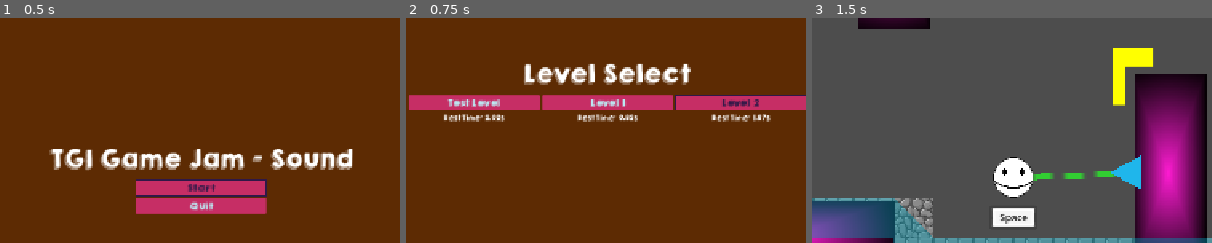
Above: before the commit, frames 1-3 (left to right).
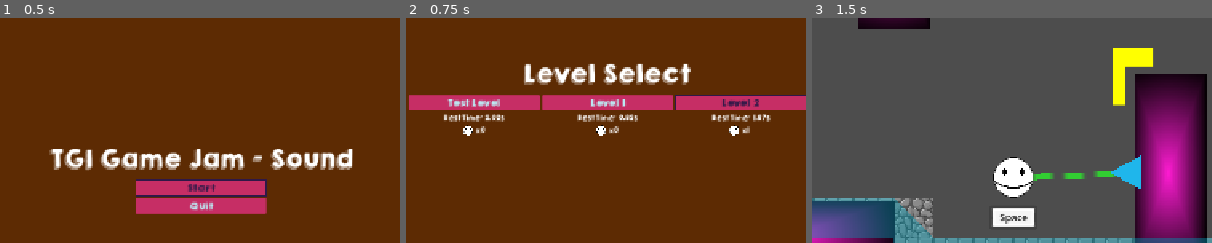
Above: after the commit, the same moments.

Repository: Smijj/GameJam-Sound
Game: Godot game, scene res://LMS/Scenes/Main.tscn
Two runs of this game, one before a commit and one after it. Both use one fixed random seed, a clock stepped at 60 frames per second and the inputs below.
Inputs:
- Up to frame 1 (0.5 s): no input
- Up to frame 2 (0.75 s): click "Start" at 0.5 s
- Up to frame 3 (1.5 s): click "Level 1" at 1.25 s
The pictures show only the part of the screen within x 25-75%, y 15-65%; the shares and areas given below are measured in that part.

Frame 1 is identical in both runs. In frame 2, 0.5% of the frame differs, in the area x 14-86%, y 47-53%; in frame 3, nothing differs.

Commit message:
+ Added the collectables to the level select page + Refactored some code out of the level menu script into the level interactable script

Diff:
--- a/Gd.gameJam-sound/Resources/LevelData/Level_01.tres
+++ b/Gd.gameJam-sound/Resources/LevelData/Level_01.tres
@@ -1,7 +1,7 @@
-[gd_resource type="Resource" script_class="LevelData" load_steps=3 format=3 uid="uid://c6eribhjkpebo"]
+[gd_resource type="Resource" script_class="LevelData" load_steps=3 format=3]
 
-[ext_resource type="PackedScene" uid="uid://beys8d2ggdo0o" path="res://LMS/Scenes/Levels/Level01.tscn" id="1_03v33"]
-[ext_resource type="Script" uid="uid://rfm1a3uatox8" path="res://Addons/levelmanager/Scripts/LevelDataResource.gd" id="2_ohgqx"]
+[ext_resource type="PackedScene" path="res://LMS/Scenes/Levels/Level01.tscn" id="1_03v33"]
+[ext_resource type="Script" path="res://Addons/levelmanager/Scripts/LevelDataResource.gd" id="2_ohgqx"]
 
 [resource]
 script = ExtResource("2_ohgqx")
--- a/Gd.gameJam-sound/Resources/LevelData/Level_02.tres
+++ b/Gd.gameJam-sound/Resources/LevelData/Level_02.tres
@@ -1,7 +1,7 @@
-[gd_resource type="Resource" script_class="LevelData" load_steps=3 format=3 uid="uid://ch0a6607bsxds"]
+[gd_resource type="Resource" script_class="LevelData" load_steps=3 format=3]
 
-[ext_resource type="PackedScene" uid="uid://dgt638vbyhkkx" path="res://LMS/Scenes/Levels/Level02.tscn" id="1_qob31"]
-[ext_resource type="Script" uid="uid://rfm1a3uatox8" path="res://Addons/levelmanager/Scripts/LevelDataResource.gd" id="2_hgjal"]
+[ext_resource type="PackedScene" path="res://LMS/Scenes/Levels/Level02.tscn" id="1_qob31"]
+[ext_resource type="Script" path="res://Addons/levelmanager/Scripts/LevelDataResource.gd" id="2_hgjal"]
 
 [resource]
 script = ExtResource("2_hgjal")
--- a/Gd.gameJam-sound/Resources/LevelData/TestLevel.tres
+++ b/Gd.gameJam-sound/Resources/LevelData/TestLevel.tres
@@ -1,7 +1,7 @@
-[gd_resource type="Resource" script_class="LevelData" load_steps=3 format=3 uid="uid://dtl4n8f0jx2ny"]
+[gd_resource type="Resource" script_class="LevelData" load_steps=3 format=3]
 
-[ext_resource type="PackedScene" uid="uid://cyqwxtf2ohkmk" path="res://LMS/Scenes/Levels/TestLevel.tscn" id="1_gmisf"]
-[ext_resource type="Script" uid="uid://rfm1a3uatox8" path="res://Addons/levelmanager/Scripts/LevelDataResource.gd" id="2_i0oi5"]
+[ext_resource type="PackedScene" path="res://LMS/Scenes/Levels/TestLevel.tscn" id="1_gmisf"]
+[ext_resource type="Script" path="res://Addons/levelmanager/Scripts/LevelDataResource.gd" id="2_i0oi5"]
 
 [resource]
 script = ExtResource("2_i0oi5")
Not shown, changed: Gd.gameJam-sound/Addons/levelmanager/LevelsResource.tres
Not shown, changed: Gd.gameJam-sound/Addons/levelmanager/Prefabs/LevelInteractable.tscn
Not shown, changed: Gd.gameJam-sound/Addons/levelmanager/Scripts/LevelInteractable.gd
Not shown, changed: Gd.gameJam-sound/Addons/levelmanager/Scripts/LevelSelectMenu.gd
